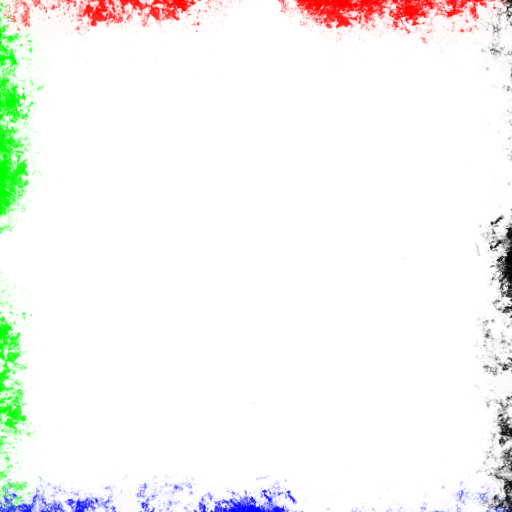
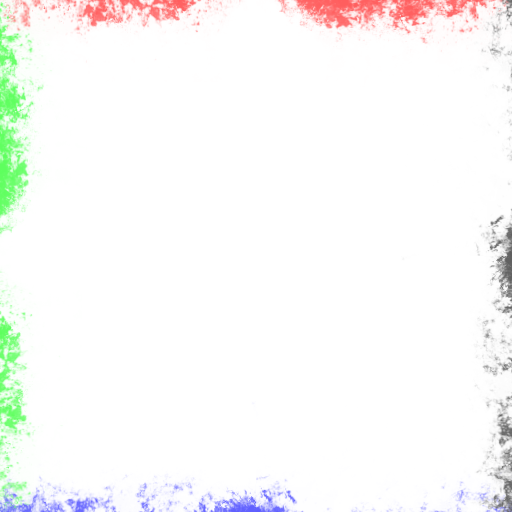
Layered file, before and after one edit (512x512). Changes by layer:
"Sichtbar #5": opacity 100% → 63% over (0, 0, 512, 512)
